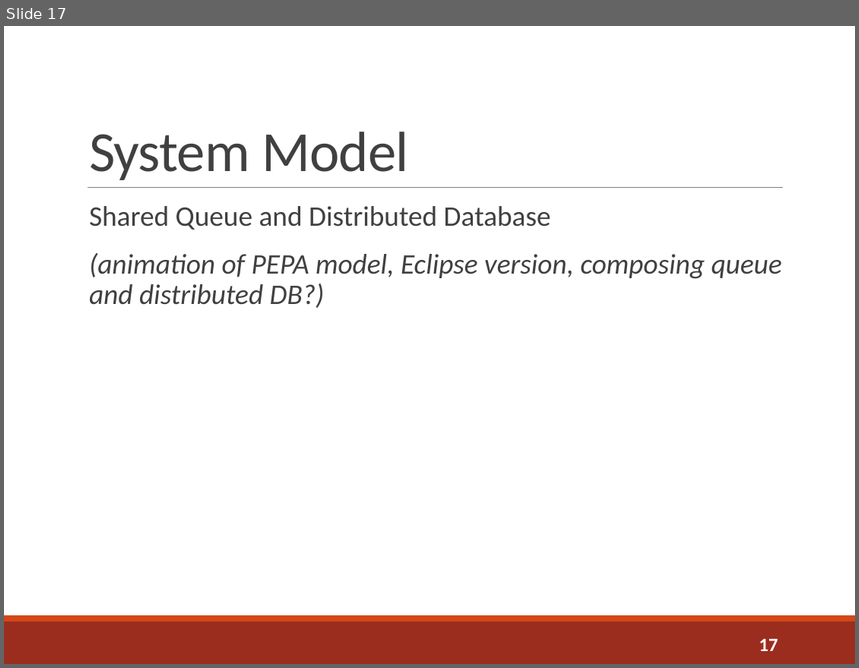
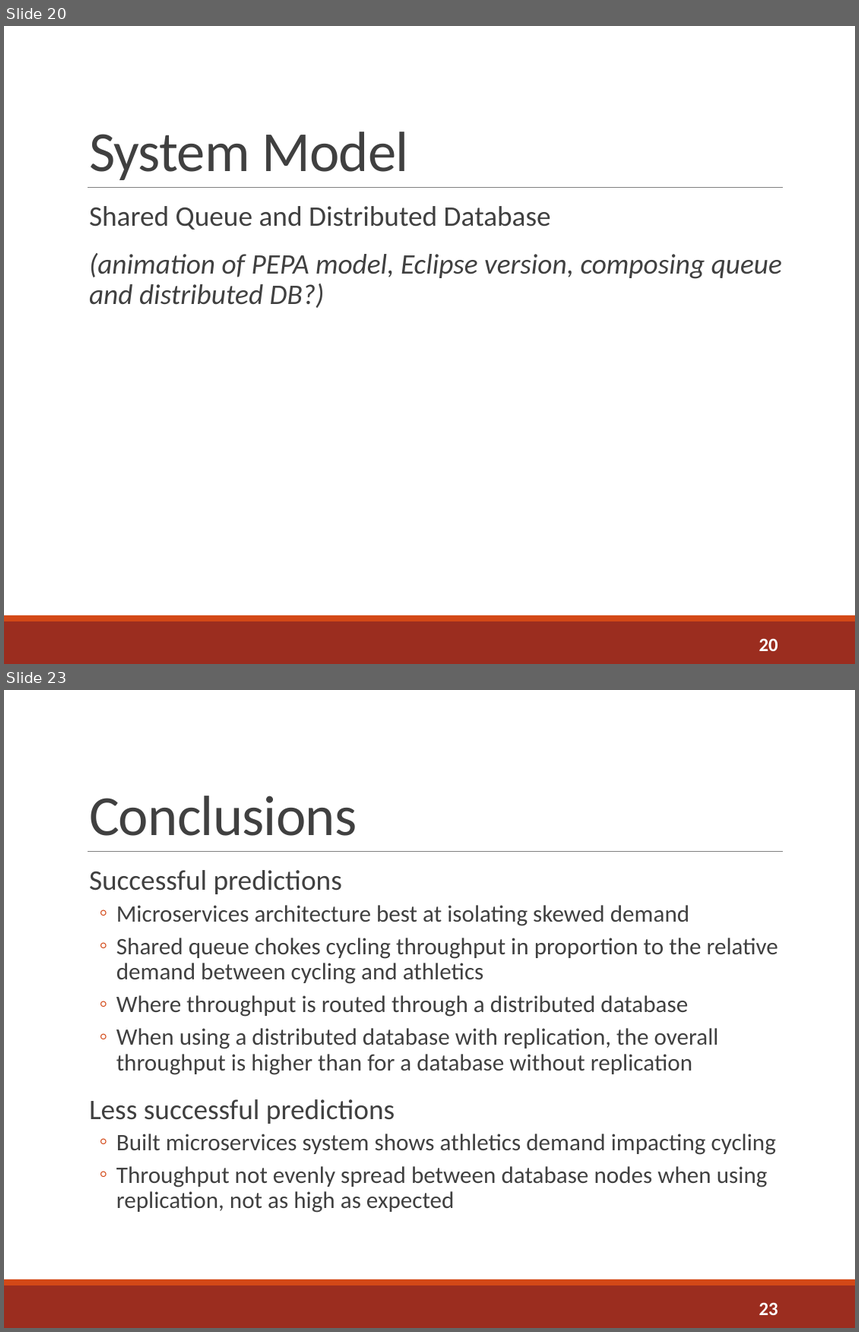
Before and after one commit to sshephard2/skewed-modelling, a slide deck: Presentation/Performance modelling of skewed demand in complex systems.pptx. Shown one above the other, each under a label of ours: slide 17 before the commit, slides 20 and 23 after it; the slides between them are not shown. The pictures are 859x668 and 859x1332 pixels, drawn with LibreOffice and Linux fonts; fonts in the diff are those of the drawing. Boxes give left, top, right and bottom in pixels: in the first picture for what was removed or moved away, otherwise in the second. Text is boxed around its words. In the diff, an @@ line names an element or a change of style, - is before the commit and + after.

```diff
--- a/Presentation/Performance modelling of skewed demand in complex systems.pptx
+++ b/Presentation/Performance modelling of skewed demand in complex systems.pptx
@@ slide 23 added at (4,690,855,1328), background #FFFFFF; not listed: 3 template elements that a slide beside it also shows @@
@@ title added at (89,796,357,836), 48 pt, text #404040 @@
+Conclusions
@@ text added at (89,870,778,1213), 20 pt, text #404040 @@
+  Successful predictions
+  ◦ Microservices architecture best at isolating skewed demand
+  ◦ Shared queue chokes cycling throughput in proportion to the relative demand between cycling and athletics
+  ◦ Where throughput is routed through a distributed database
+  ◦ When using a distributed database with replication, the overall throughput is higher than for a database without replication
+  Less successful predictions
+  ◦ Built microservices system shows athletics demand impacting cycling
+  ◦ Throughput not evenly spread between database nodes when using replication, not as high as expected
@@ page number added at (759,1303,778,1315), 16 pt, text #FFFFFF, bold @@
+23
@@ what was slide 17 is now slide 20 @@
@@ page number at (759,639,778,651): text changed @@
-17
+20
```
Also in this commit, not shown: 6 slides changed, 4 other slides added, 5 slides removed, 2 other files.
